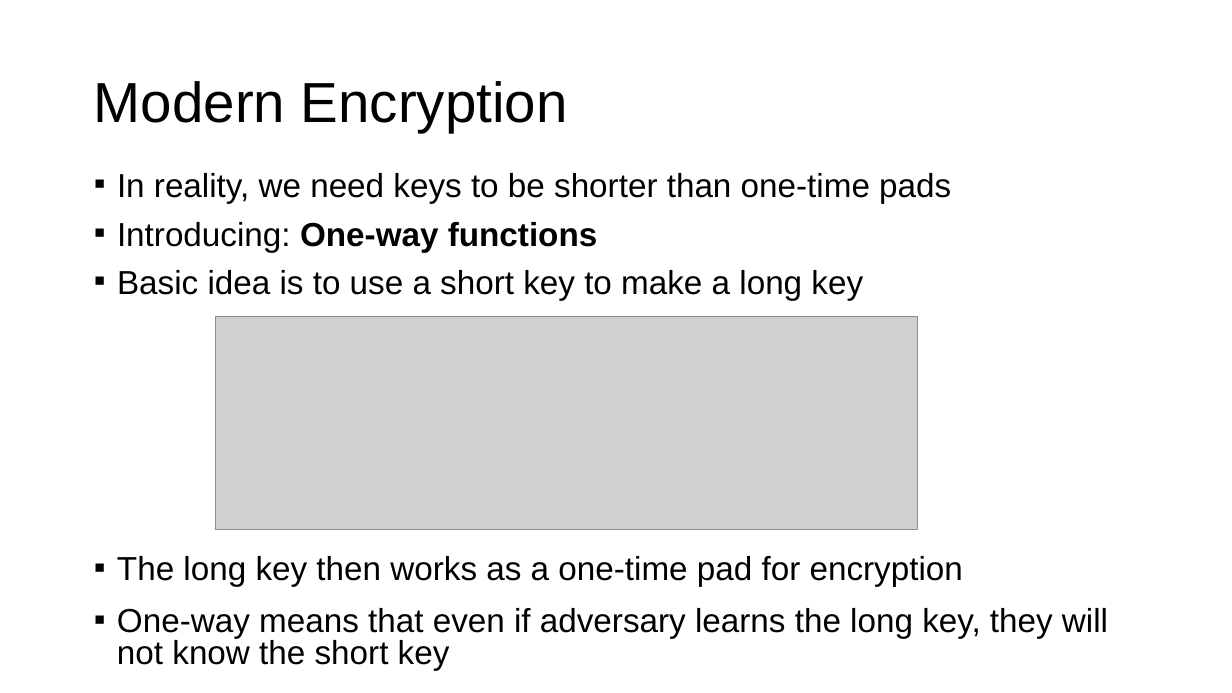
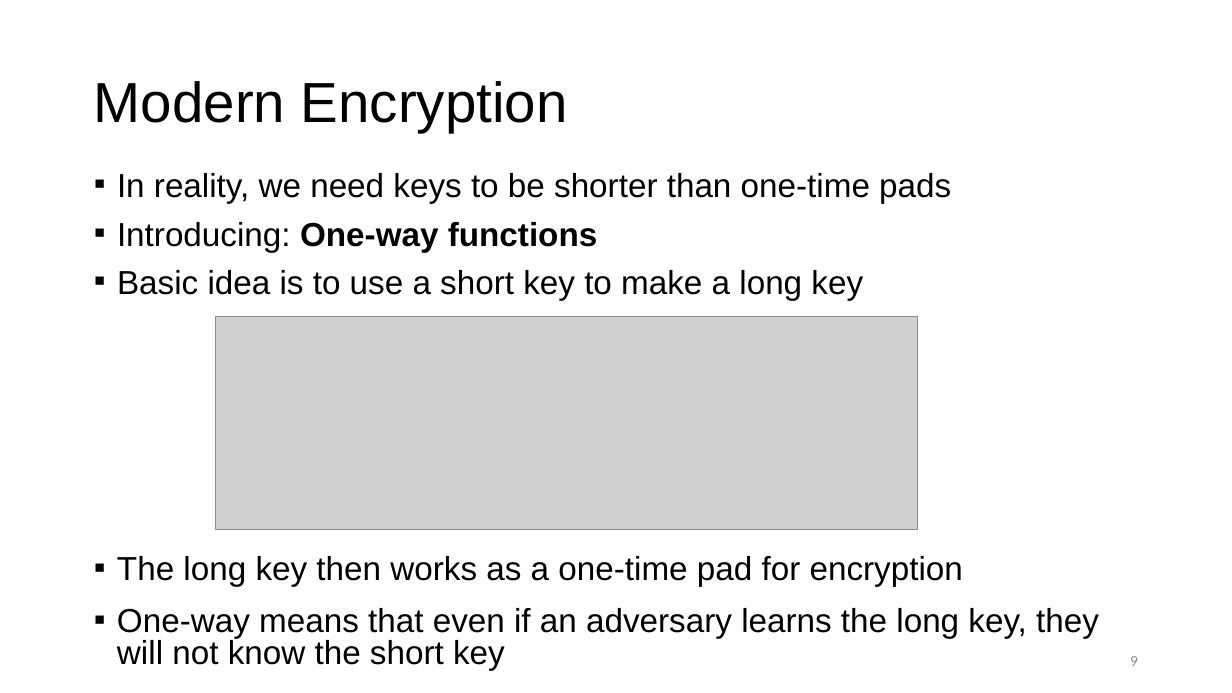
Before and after one commit to sarttiso/digital-security, a slide deck: slide 9 of digital_security_strikeU.pptx (slide 8 before the commit). Drawn at 1232x693 pixels with LibreOffice and Linux fonts; fonts in the diff are those of the drawing; grey boxes stand for pictures. Boxes give left, top, right and bottom in pixels: in the first picture for what was removed or moved away, otherwise in the second. Text is boxed around its words. In the diff, an @@ line names an element or a change of style, - is before the commit and + after.

```diff
--- a/digital_security_strikeU.pptx
+++ b/digital_security_strikeU.pptx
@@ text at box(117, 608, 1099, 671): text changed @@
-▪ One-way means that even if adversary learns the long key, they will not know the short key
+▪ One-way means that even if an adversary learns the long key, they will not know the short key
@@ page number added at box(1130, 656, 1138, 666), 12 pt, text #8C8C8C @@
+9
```
Also in this commit, not shown: 17 other slides changed, 11 slides added, 1 slide removed, 8 other files.
